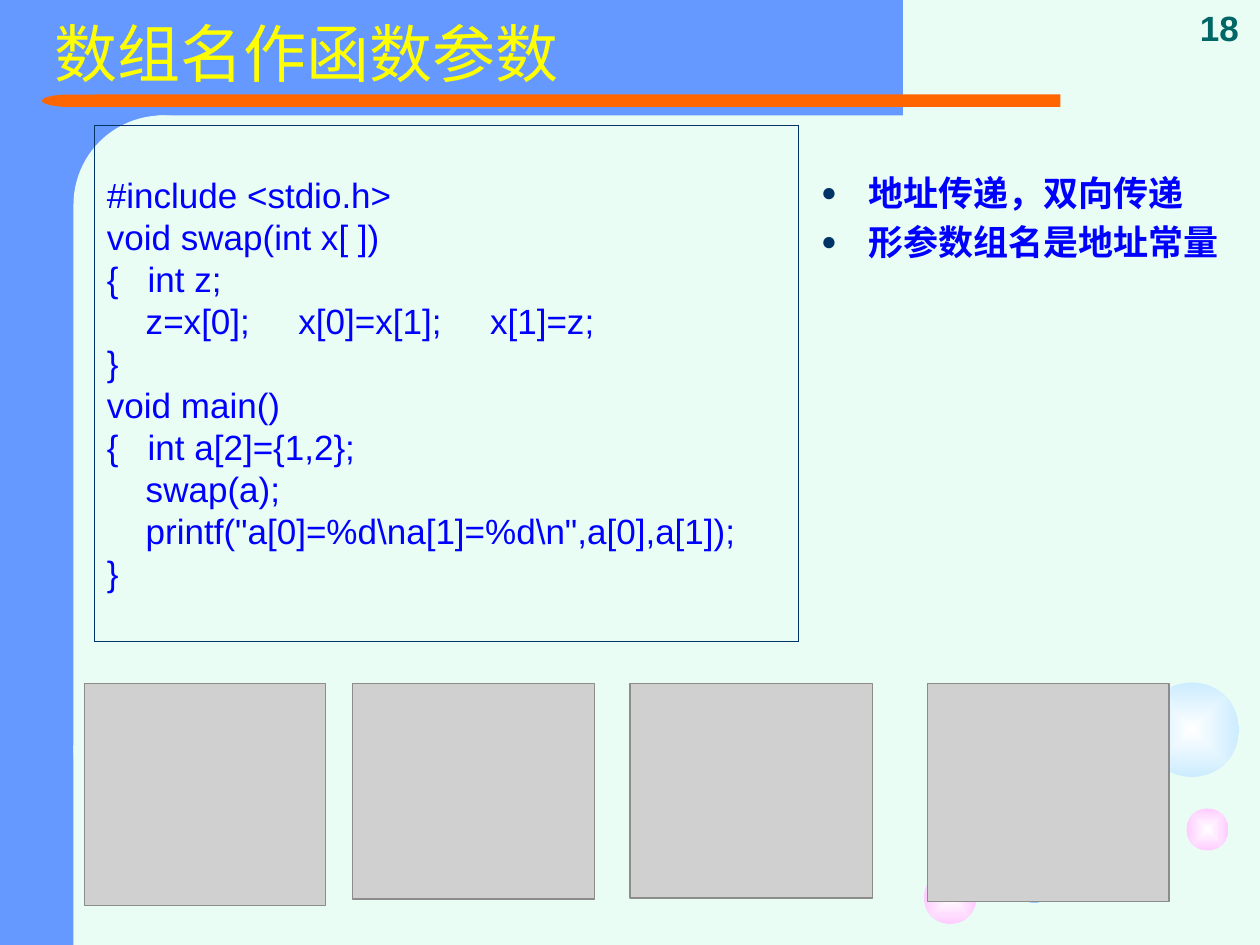
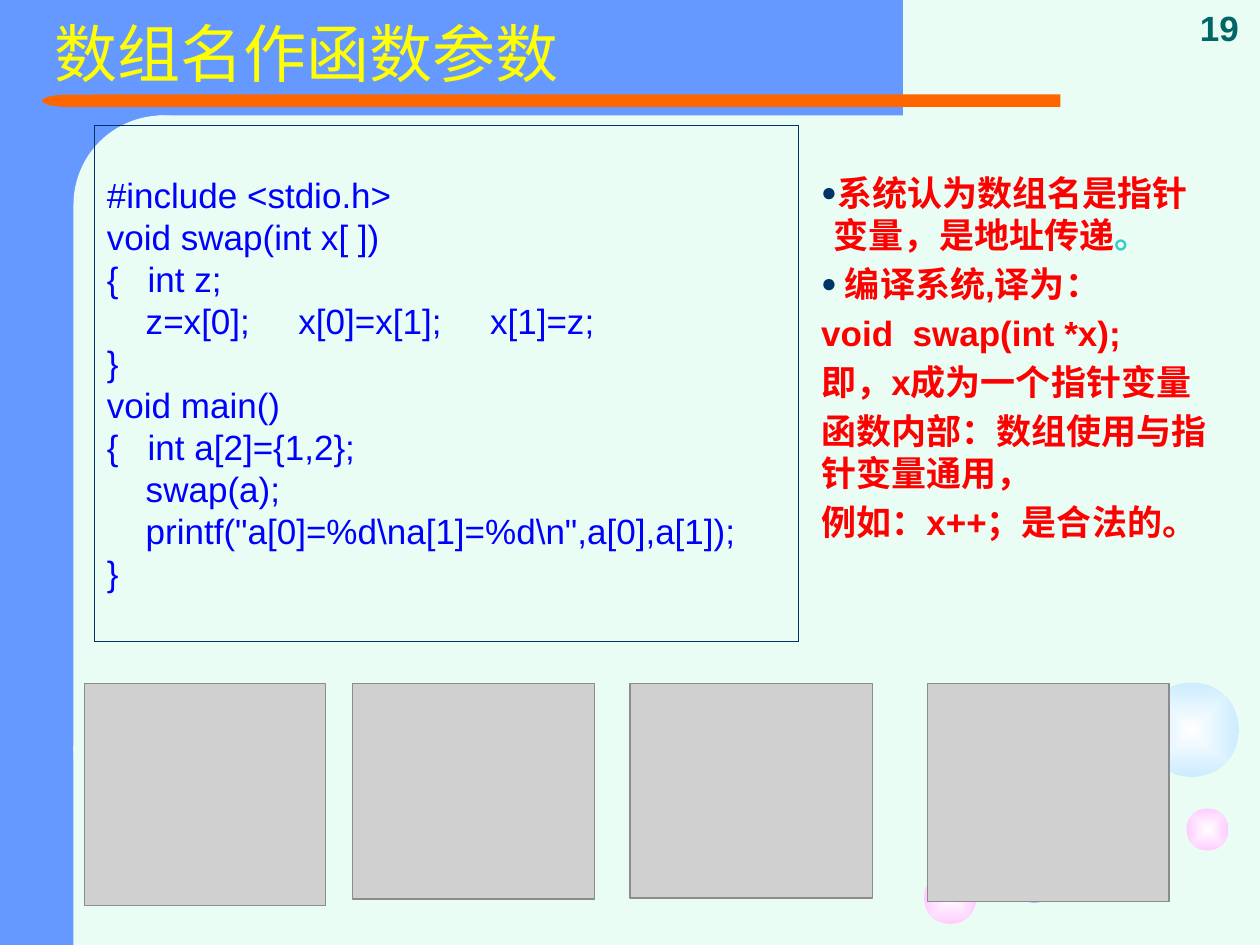
Before and after one commit to jtrfid/C-Repositories, a slide deck: slide 19 of 2016/C语言/课件/复习.pptx (slide 18 before the commit). Drawn at 1260x945 pixels with LibreOffice and Linux fonts; fonts in the diff are those of the drawing; grey boxes stand for pictures. Boxes give left, top, right and bottom in pixels: in the first picture for what was removed or moved away, otherwise in the second. Text is boxed around its words. In the diff, an @@ line names an element or a change of style, - is before the commit and + after.

```diff
--- a/2016/C语言/课件/复习.pptx
+++ b/2016/C语言/课件/复习.pptx
@@ page number at box(1200, 16, 1239, 42): text changed @@
-18
+19
@@ text at box(821, 176, 1207, 541): text changed; text colour #0000FF to #FF0000 @@
-● 地址传递，双向传递
-● 形参数组名是地址常量
+    ● 系统认为数组名是指针变量，是地址传递。
+    ● 编译系统,译为：
+    void swap(int *x);
+    即，x成为一个指针变量
+    函数内部：数组使用与指针变量通用，
+    例如：x++；是合法的。
```
Also in this commit, not shown: 9 other slides changed, 14 slides added, 5 slides removed, 8 other files.
